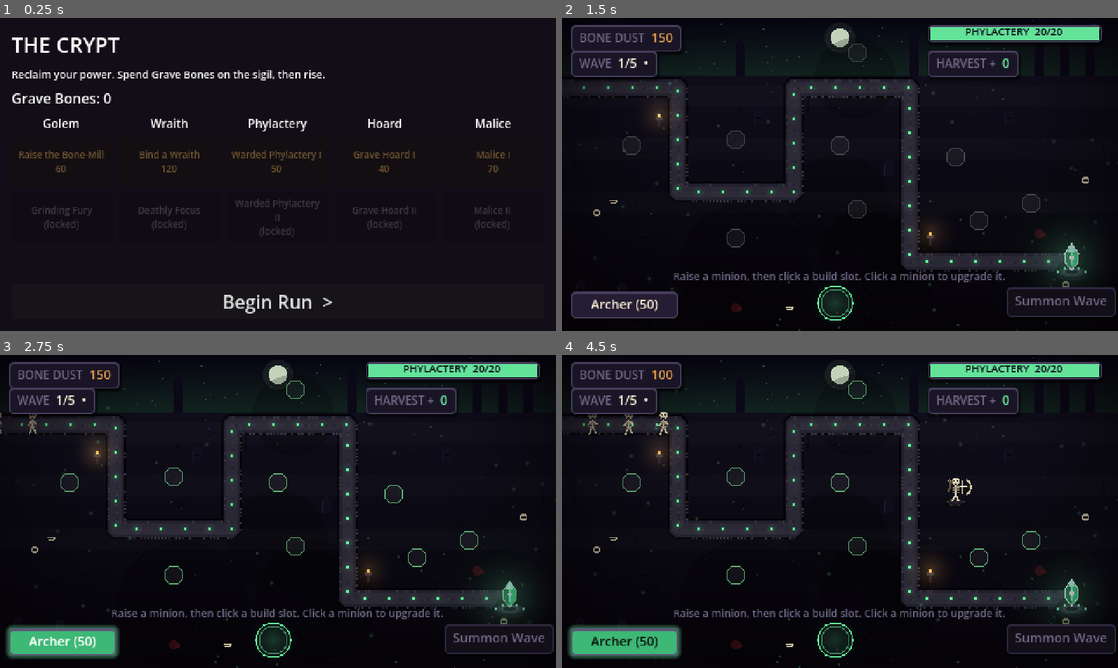
Above: before the commit, frames 1-4 (two rows, left to right).
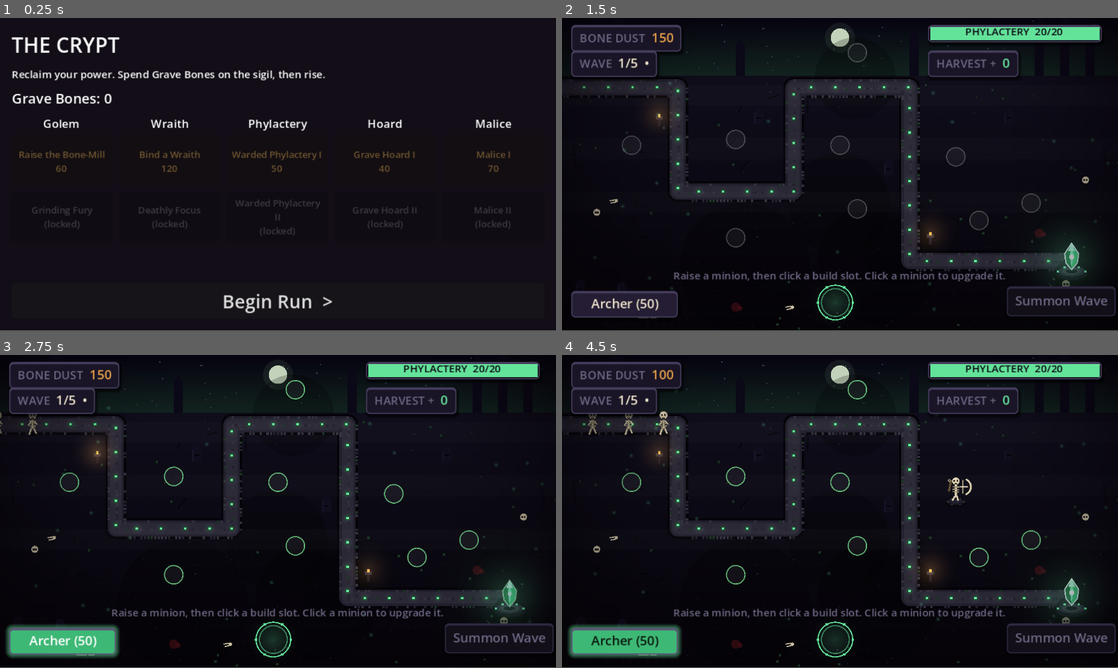
Above: after the commit, the same moments.

Repository: aschollwoeck/debonethemall
Game: Godot game, scene res://scenes/hub/hub.tscn
Two runs of this game, one before a commit and one after it. Both use one fixed random seed, a clock stepped at 60 frames per second and the inputs below.
Inputs (mouse positions are in pixels of both pictures, inside the frame that each line leads up to):
- Up to frame 1 (0.25 s): no input
- Up to frame 2 (1.5 s): click "Begin Run >" at 0.5 s; click "Summon Wave" at 1.25 s
- Up to frame 3 (2.75 s): click "Archer (50)" at 2 s
- Up to frame 4 (4.5 s): click "Archer (50)" at 2.75 s; click "Archer (50)" at 3.5 s; tap A at 4.25 s; move the mouse to (962, 495) at 4.27 s; hold Shift from 4.28 s (still down); click (962, 495) at 4.42 s
In our replay, the window is 800x450 before the commit and 800x449 after it. These sizes can differ from the game's own. Grey fills any space a smaller window leaves; there, only what the larger window draws over its background counts as a difference.

The runs differ from the first frame. In frame 1, 3.1% of the frame differs, in the area x 2-92%, y 6-95%; in frame 2, 3.0%; in frame 3, 3.2%; in frame 4, 3.3%, in the area x 1-100%, y 0-100%.

Commit message:
feat(render): mixed-resolution foundation — smooth world + pixel pipeline (M2b slice 1)
Switch stretch mode viewport->canvas_items and default filter Nearest->Linear, so
the world and UI render smooth at native resolution while the 480x270 base is kept
as a logical coordinate space (no re-basing; gameplay coords unchanged). Add the
PixelArt pipeline (scripts/util/pixel_art.gd): author pixel art into an Image, then
PixelArt.sprite() -> a NEAREST-filtered upscaled Sprite2D, so units stay crisp
pixels on the smooth world. Screenshot-verified (smooth world + a crisp pixel-art
demo); 66 tests green.

Units and backdrop still use old _draw and look intermediate until later M2b slices.
Documented in ADR 0004 + art-direction §0.

Applies review nits: sprite() docstring (whole-number scale, even widths), tests for
rect clipping + hline/vline, vline doc-comment, and reconciled the M2b spec + art
docs to 'kept 480x270 logical, no re-base'.

Co-Authored-By: Claude Opus 4.8 (1M context) <noreply@anthropic.com>
Claude-Session: https://claude.ai/code/session_01P8fbTuTW77i57Wh6oPPauN

Diff:
--- a/project.godot
+++ b/project.godot
@@ -28,7 +28,7 @@
 window/size/viewport_height=270
 window/size/window_width_override=1440
 window/size/window_height_override=810
-window/stretch/mode="viewport"
+window/stretch/mode="canvas_items"
 window/stretch/aspect="keep"
 
 [editor_plugins]
@@ -37,6 +37,6 @@
 
 [rendering]
 
-textures/canvas_textures/default_texture_filter=0
+textures/canvas_textures/default_texture_filter=1
 renderer/rendering_method="gl_compatibility"
 renderer/rendering_method.mobile="gl_compatibility"
--- /dev/null
+++ b/scripts/util/pixel_art.gd
@@ -0,0 +1,51 @@
+extends RefCounted
+class_name PixelArt
+## The pixel half of the mixed-resolution look (docs/art-direction.md §0, M2b).
+##
+## Since the game now renders smooth at native resolution (stretch `canvas_items` + Linear
+## filter), a plain `_draw()` sprite would render smooth too. To keep UNITS as crisp pixel art,
+## author them into a small `Image` with these block/pixel ops, then display via `sprite()` — a
+## **NEAREST-filtered** `Sprite2D` upscaled by an integer factor. Only units use this; the world
+## and UI stay smooth. Units are drawn ~30–48 px tall for the fine grid (§6).
+
+## A blank transparent RGBA canvas to author a sprite into.
+static func canvas(w: int, h: int) -> Image:
+	var img := Image.create(w, h, false, Image.FORMAT_RGBA8)
+	img.fill(Color(0, 0, 0, 0))
+	return img
+
+
+## Fill a block of pixels.
+static func rect(img: Image, x: int, y: int, w: int, h: int, col: Color) -> void:
+	img.fill_rect(Rect2i(x, y, w, h), col)
+
+
+## Set a single pixel (bounds-checked).
+static func px(img: Image, x: int, y: int, col: Color) -> void:
+	if x >= 0 and y >= 0 and x < img.get_width() and y < img.get_height():
+		img.set_pixel(x, y, col)
+
+
+## A 1px-thick horizontal or vertical line (kept axis-aligned — pixel art favours straight runs).
+## A 1px-thick horizontal run.
+static func hline(img: Image, x: int, y: int, w: int, col: Color) -> void:
+	img.fill_rect(Rect2i(x, y, w, 1), col)
+
+
+## A 1px-thick vertical run.
+static func vline(img: Image, x: int, y: int, h: int, col: Color) -> void:
+	img.fill_rect(Rect2i(x, y, 1, h), col)
+
+
+## A NEAREST-filtered Sprite2D from pixel art, upscaled by `scale`. Origin sits at the art's
+## bottom-centre (feet), matching how units are positioned by their base.
+## Pass a **whole-number** `scale` (uneven scales shimmer under NEAREST), and prefer **even
+## widths** so the bottom-centre origin lands on a texel boundary (odd widths soften the centre).
+static func sprite(img: Image, scale: float) -> Sprite2D:
+	var spr := Sprite2D.new()
+	spr.texture = ImageTexture.create_from_image(img)
+	spr.texture_filter = CanvasItem.TEXTURE_FILTER_NEAREST
+	spr.scale = Vector2(scale, scale)
+	spr.centered = false
+	spr.offset = Vector2(-img.get_width() / 2.0, -float(img.get_height()))
+	return spr
--- /dev/null
+++ b/tests/unit/test_pixel_art.gd
@@ -0,0 +1,55 @@
+extends GutTest
+## Tests the pixel-art pipeline helper (PixelArt) that produces NEAREST-filtered unit sprites for
+## the mixed-resolution look. The pipeline is what keeps units crisp pixels on the smooth world,
+## so its contract (texture size, nearest filter, feet-at-origin offset) is worth pinning.
+
+
+func test_canvas_is_transparent_rgba() -> void:
+	var img := PixelArt.canvas(8, 10)
+	assert_eq(img.get_width(), 8)
+	assert_eq(img.get_height(), 10)
+	assert_eq(img.get_format(), Image.FORMAT_RGBA8)
+	assert_almost_eq(img.get_pixel(0, 0).a, 0.0, 0.001, "starts fully transparent")
+
+
+func test_rect_and_px_write() -> void:
+	var img := PixelArt.canvas(8, 8)
+	PixelArt.rect(img, 2, 2, 3, 3, Color.RED)
+	PixelArt.px(img, 0, 0, Color.GREEN)
+	assert_eq(img.get_pixel(3, 3), Color.RED)
+	assert_eq(img.get_pixel(0, 0), Color.GREEN)
+	assert_almost_eq(img.get_pixel(7, 7).a, 0.0, 0.001, "untouched pixel stays clear")
+
+
+func test_px_out_of_bounds_is_ignored() -> void:
+	var img := PixelArt.canvas(4, 4)
+	PixelArt.px(img, -1, 0, Color.RED)   # must not crash
+	PixelArt.px(img, 4, 4, Color.RED)
+	assert_true(true)
+
+
+func test_rect_clips_off_canvas_without_crashing() -> void:
+	var img := PixelArt.canvas(4, 4)
+	PixelArt.rect(img, 2, 2, 10, 10, Color.RED)   # overflows the canvas — must clip, not crash
+	assert_eq(img.get_pixel(3, 3), Color.RED, "the in-bounds part is written")
+
+
+func test_hline_and_vline() -> void:
+	var img := PixelArt.canvas(6, 6)
+	PixelArt.hline(img, 1, 2, 4, Color.RED)
+	PixelArt.vline(img, 3, 0, 5, Color.GREEN)
+	assert_eq(img.get_pixel(4, 2), Color.RED, "hline spans the row")
+	assert_eq(img.get_pixel(3, 4), Color.GREEN, "vline spans the column")
+	assert_almost_eq(img.get_pixel(0, 0).a, 0.0, 0.001, "untouched stays clear")
+
+
+func test_sprite_is_nearest_upscaled_feet_at_origin() -> void:
+	var img := PixelArt.canvas(16, 24)
+	var spr := PixelArt.sprite(img, 3.0)
+	add_child_autofree(spr)
+	assert_eq(spr.texture.get_width(), 16)
+	assert_eq(spr.texture.get_height(), 24)
+	assert_eq(spr.texture_filter, CanvasItem.TEXTURE_FILTER_NEAREST, "units render nearest (crisp pixels)")
+	assert_eq(spr.scale, Vector2(3, 3))
+	assert_false(spr.centered)
+	assert_eq(spr.offset, Vector2(-8, -24), "origin at bottom-centre (feet)")
Not shown, added: scripts/util/pixel_art.gd.uid
Not shown, added: tests/unit/test_pixel_art.gd.uid
Not shown, changed: CHANGELOG.md
Not shown, changed: docs/M2b-restyle.md
Not shown, added: docs/adr/0004-mixed-resolution-rendering.md
Not shown, changed: docs/architecture.md
Not shown, changed: docs/art-direction.md
